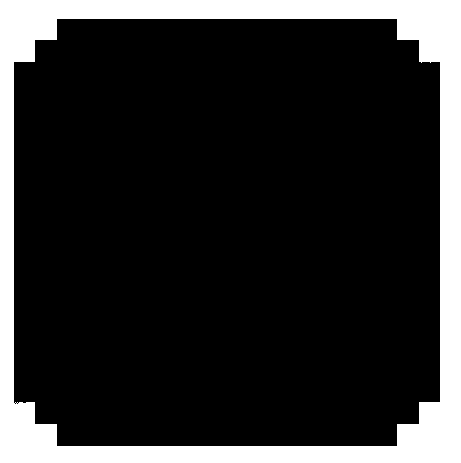
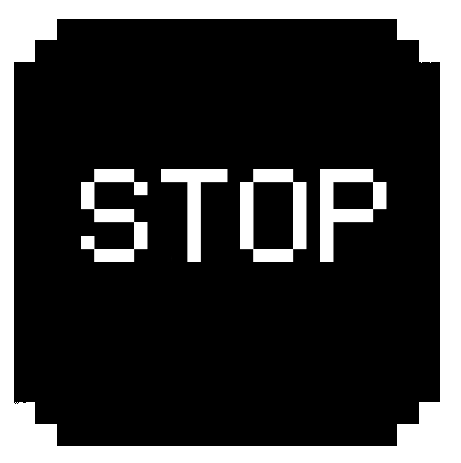
The second w=461, h=463 image is a revision of the first. Changes to its layers:
added layer "STOP" above "HEAD" over [81, 169, 387, 262]
